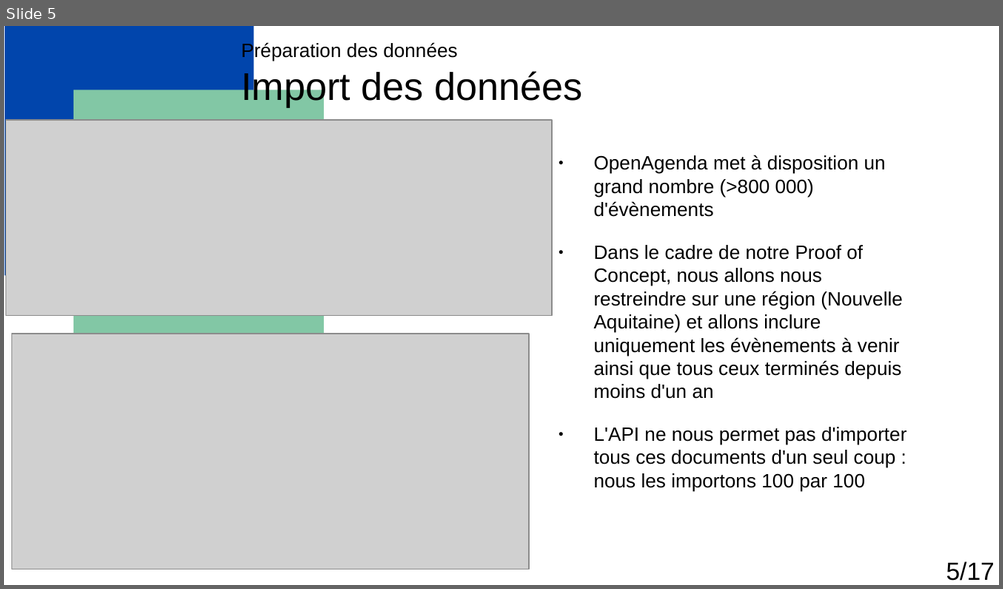
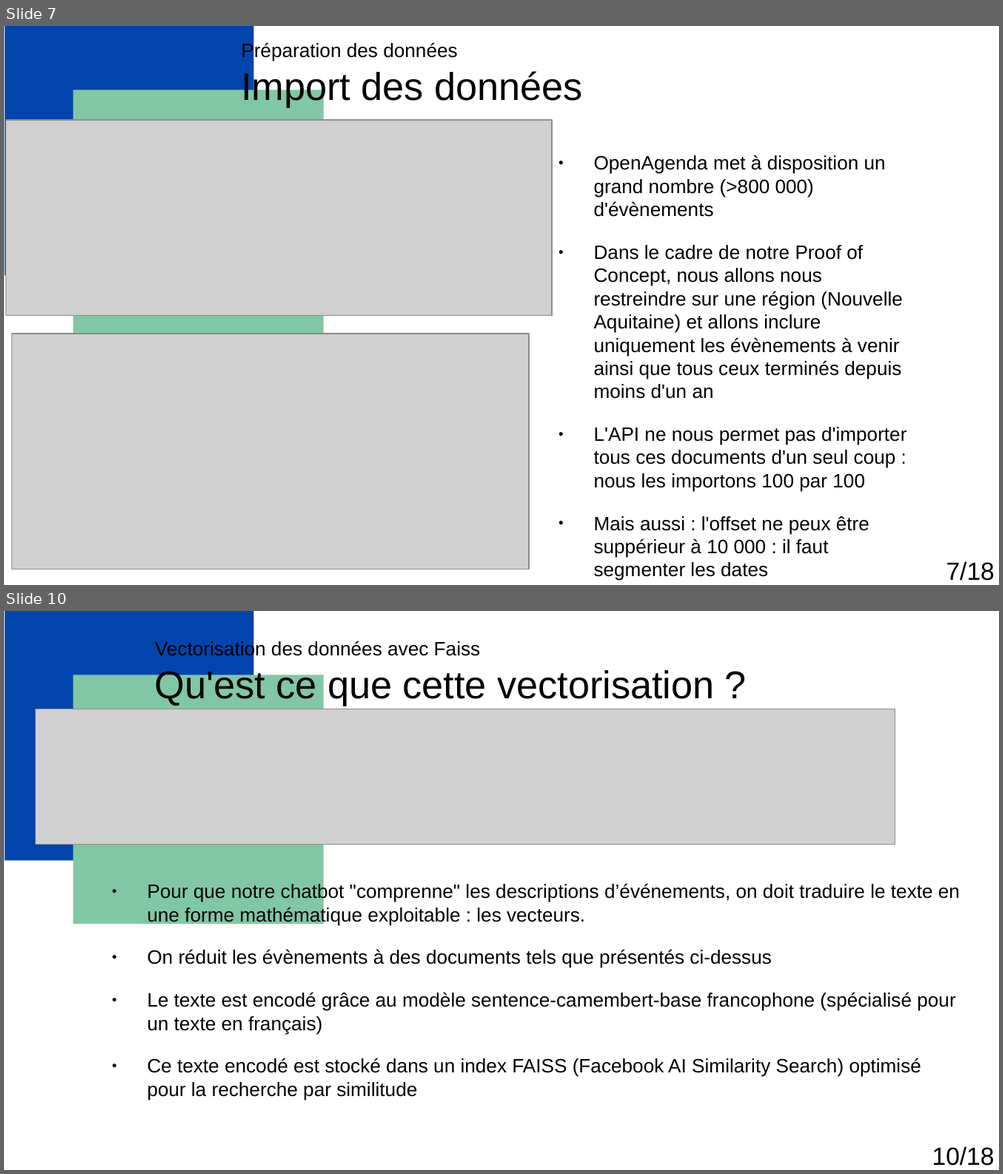
Before and after one commit to Florian-Biggio/Events-with-RAG, a slide deck: Biggio_Florian_1_presentation_052025.odp. Shown one above the other, each under a label of ours: slide 5 before the commit, slides 7 and 10 after it; the slides between them are not shown. The pictures are 1003x589 and 1003x1174 pixels, drawn with LibreOffice and Linux fonts; fonts in the diff are those of the drawing; grey boxes stand for pictures. Boxes give left, top, right and bottom in pixels: in the first picture for what was removed or moved away, otherwise in the second. Text is boxed around its words. In the diff, an @@ line names an element or a change of style, - is before the commit and + after.

```diff
--- a/Biggio_Florian_1_presentation_052025.odp
+++ b/Biggio_Florian_1_presentation_052025.odp
@@ slide 10 added at (4, 611, 999, 1170), background #FFFFFF; not listed: 5 template elements that a slide beside it also shows @@
@@ title added at (155, 640, 714, 706), 14 pt, text #000000 @@
+Vectorisation des données avec Faiss
+Qu'est ce que cette vectorisation ?
@@ picture added at (35, 709, 894, 845) @@
@@ text added at (147, 883, 959, 1101), 14 pt, text #000000 @@
+● Pour que notre chatbot "comprenne" les descriptions d’événements, on doit traduire le texte en une forme mathématique exploitable : les vecteurs.
+● On réduit les évènements à des documents tels que présentés ci-dessus
+● Le texte est encodé grâce au modèle sentence-camembert-base francophone (spécialisé pour un texte en français)
+● Ce texte encodé est stocké dans un index FAISS (Facebook AI Similarity Search) optimisé pour la recherche par similitude
@@ text added at (932, 1147, 994, 1166), 18 pt, text #000000 @@
+10/18
@@ what was slide 5 is now slide 7 @@
@@ slide 7 changed as well @@
@@ text at (594, 517, 869, 581): paragraph added @@
+● Mais aussi : l'offset ne peux être suppérieur à 10 000 : il faut segmenter les dates
@@ text at (946, 562, 994, 581): text changed @@
-5/17
+7/18
```
Also in this commit, not shown: 6 other slides changed, 10 other slides added, 12 slides removed, 25 other files.
